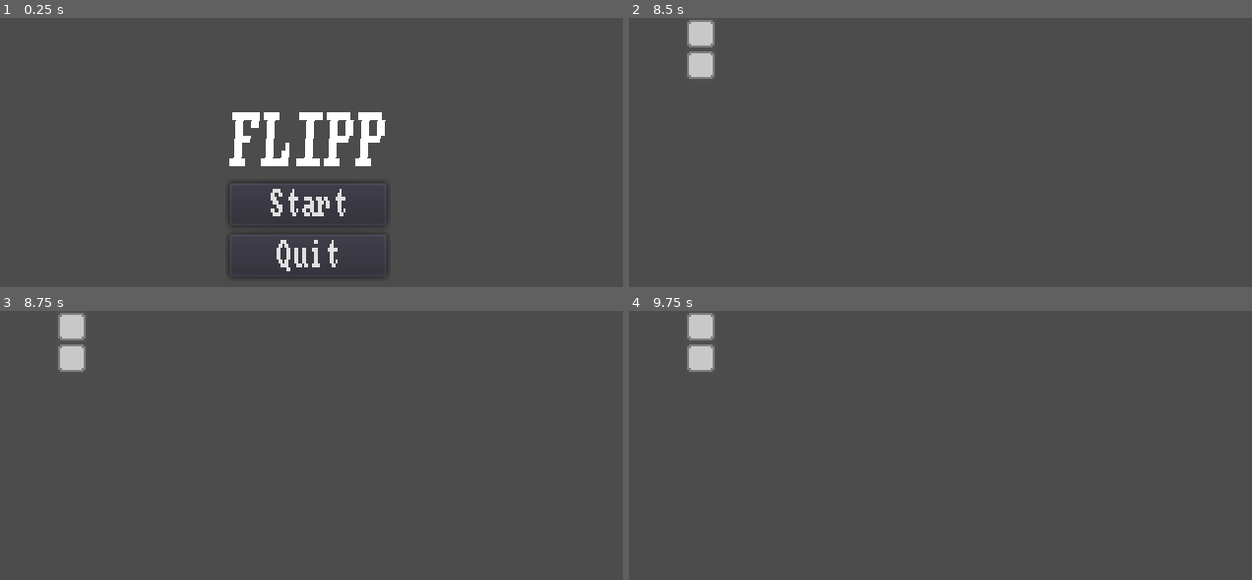
Above: before the commit, frames 1-4 (two rows, left to right).
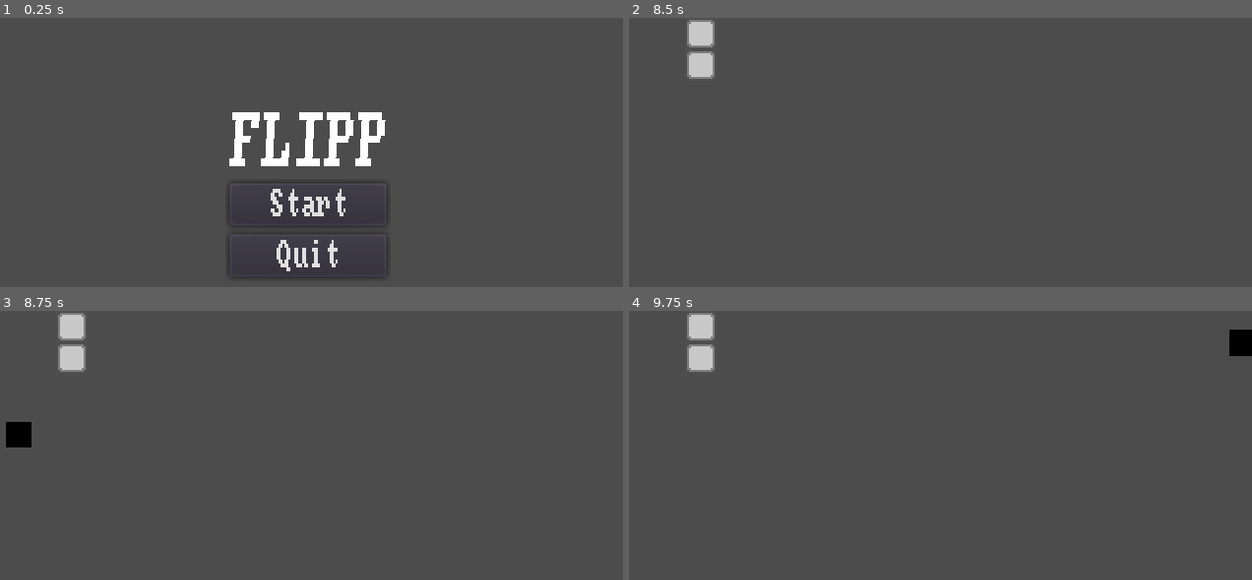
Above: after the commit, the same moments.

Repository: SamanthaClarke1/godot-wild-jam-9
Game: Godot game, scene res://Node2D.tscn
The game is run twice, just before and just after one commit, with the same random seed, the same clock (stepped at 60 frames per second) and the same inputs.
Inputs (mouse positions are in pixels of both pictures, inside the frame that each line leads up to):
- Up to frame 1 (0.25 s): no input
- Up to frame 2 (8.5 s): click "Start" at 0.5 s; tap Enter at 1.25, 2.75, 4.25 s; move the mouse to (1077, 176) at 1.27 s; tap Space at 2, 3.5, 5 s; move the mouse to (809, 211) at 2.02 s; move the mouse to (1002, 117) at 2.77 s; move the mouse to (903, 265) at 3.52 s; move the mouse to (1127, 246) at 4.27 s; move the mouse to (747, 141) at 5.02 s; move the mouse to (971, 195) at 5.77 s; move the mouse to (840, 106) at 6.52 s; move the mouse to (1077, 176) at 7.27 s; move the mouse to (809, 211) at 8.02 s
- Up to frame 3 (8.75 s): no input
- Up to frame 4 (9.75 s): move the mouse to (1002, 410) at 8.77 s; move the mouse to (903, 558) at 9.52 s

Frames 1-2 are identical in both runs. In frame 3, 0.4% of the frame differs, in the area x 0-6%, y 41-51%; in frame 4, 0.4%.

Commit message:
added base enemy class

Diff:
--- /dev/null
+++ b/Actors/BaseEnemy.tscn
@@ -0,0 +1,18 @@
+[gd_scene load_steps=4 format=2]
+
+[ext_resource path="res://KinematicBody.gd" type="Script" id=1]
+
+[sub_resource type="CircleShape2D" id=1]
+
+[sub_resource type="AnimatedTexture" id=2]
+
+[node name="KinematicBody" type="KinematicBody2D"]
+script = ExtResource( 1 )
+
+[node name="CollisionShape2D" type="CollisionShape2D" parent="."]
+shape = SubResource( 1 )
+
+[node name="Sprite" type="Sprite" parent="."]
+position = Vector2( 7.15969, 6.61277 )
+scale = Vector2( 12.9328, 13.3306 )
+texture = SubResource( 2 )
--- a/Control.gd
+++ b/Control.gd
@@ -15,7 +15,7 @@
 
 func _on_startbutton_pressed():
 	pass # Replace with function body.
-	get_tree().change_scene("./Root.tscn");
+	get_tree().change_scene("res://Root.tscn");
 
 
 func _on_quitButton_pressed():
--- /dev/null
+++ b/KinematicBody.gd
@@ -0,0 +1,30 @@
+extends KinematicBody2D
+
+# Declare member variables here. Examples:
+# var a = 2
+# var b = "text"
+var target = Vector2(0.0, 0.0)
+var vision = 200.0
+var velocity = Vector2(0, 0)
+var force = Vector2(0, 0)
+var enthusiasm = 0.003
+var mass = 1
+# Called when the node enters the scene tree for the first time.
+func _ready():
+	pass # Replace with function body.
+
+
+# Called every frame. 'delta' is the elapsed time since the previous frame.
+func _physics_process(delta):
+	var temp = velocity;
+	var res = move_and_collide(velocity)
+	if(res!=null):
+		velocity = res.get_remainder().reflect(res.get_normal());
+	else:
+		velocity = temp
+	#position += velocity
+	velocity += force/mass
+	velocity = lerp(velocity, Vector2(), 0.01)
+	target = get_viewport().get_mouse_position();
+	force =(( target - position )*enthusiasm)
+	pass
--- a/Root.tscn
+++ b/Root.tscn
@@ -1,10 +1,15 @@
-[gd_scene load_steps=3 format=2]
+[gd_scene load_steps=4 format=2]
 
 [ext_resource path="res://Maps/Map.tscn" type="PackedScene" id=1]
 [ext_resource path="res://Actors/Player.tscn" type="PackedScene" id=2]
+[ext_resource path="res://Actors/BaseEnemy.tscn" type="PackedScene" id=3]
 
 [node name="Node2D" type="Node2D"]
 
 [node name="Map" parent="." instance=ExtResource( 1 )]
 
 [node name="Player" parent="." instance=ExtResource( 2 )]
+position = Vector2( 8, -16 )
+
+[node name="KinematicBody" parent="." instance=ExtResource( 3 )]
+position = Vector2( -36.088, -11.2165 )
--- a/project.godot
+++ b/project.godot
@@ -28,6 +28,31 @@
 window/stretch/mode="2d"
 window/stretch/aspect="keep"
 
+[input]
+
+jump={
+"deadzone": 0.5,
+"events": [ Object(InputEventKey,"resource_local_to_scene":false,"resource_name":"","device":0,"alt":false,"shift":false,"control":false,"meta":false,"command":false,"pressed":false,"scancode":32,"unicode":0,"echo":false,"script":null)
+ ]
+}
+run_right={
+"deadzone": 0.5,
+"events": [ Object(InputEventKey,"resource_local_to_scene":false,"resource_name":"","device":0,"alt":false,"shift":false,"control":false,"meta":false,"command":false,"pressed":false,"scancode":68,"unicode":0,"echo":false,"script":null)
+ ]
+}
+run_left={
+"deadzone": 0.5,
+"events": [ Object(InputEventKey,"resource_local_to_scene":false,"resource_name":"","device":0,"alt":false,"shift":false,"control":false,"meta":false,"command":false,"pressed":false,"scancode":65,"unicode":0,"echo":false,"script":null)
+ ]
+}
+
+[layer_names]
+
+2d_render/layer_1="background"
+2d_render/layer_2="tiles"
+2d_render/layer_3="player"
+2d_render/layer_4="hazards"
+
 [rendering]
 
 quality/2d/use_pixel_snap=true
